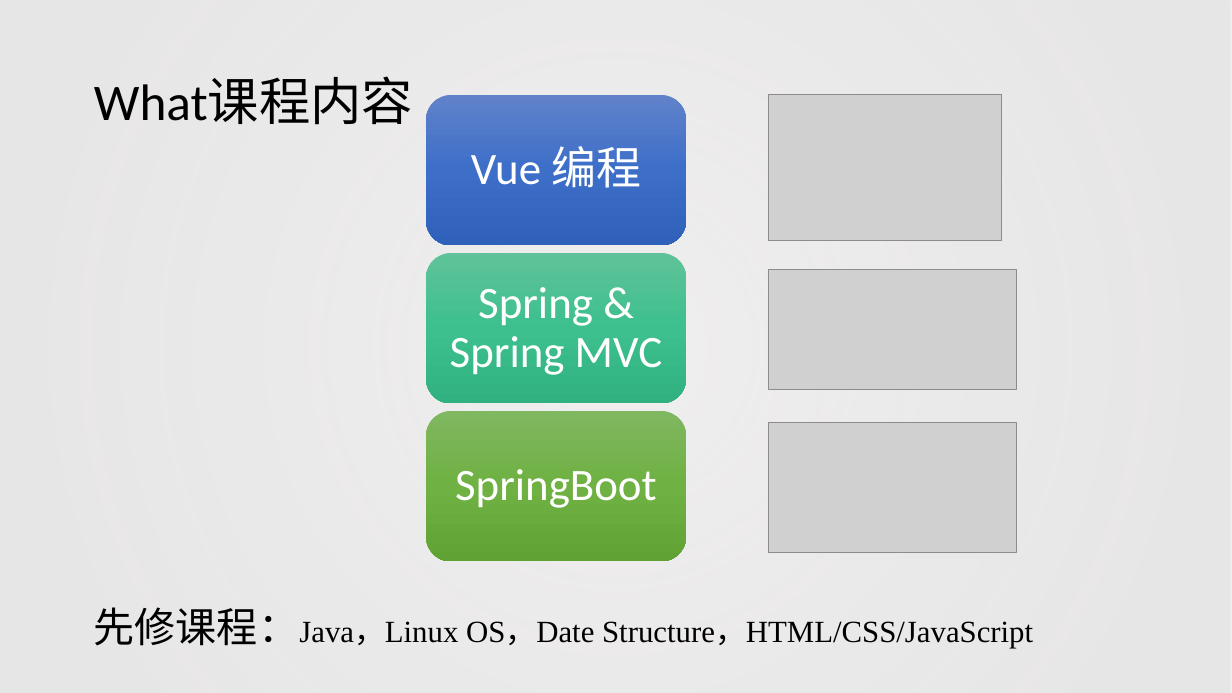
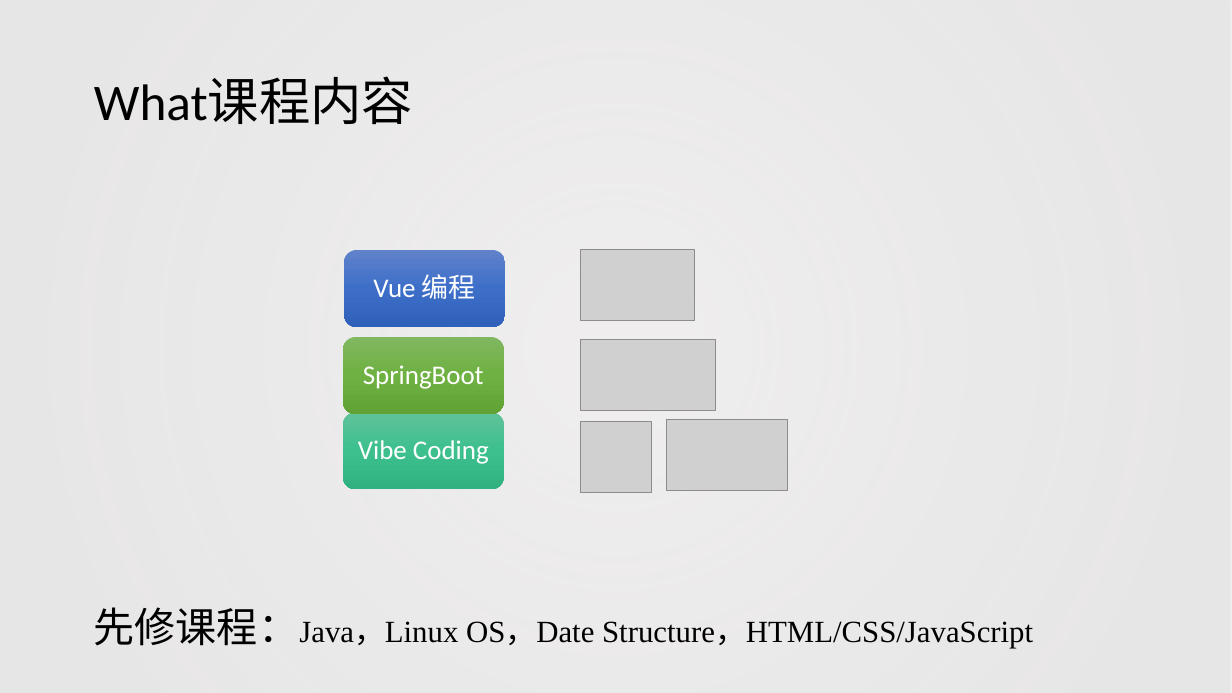
Before and after one commit to chenxofhit/ModernWebFullStack, a slide deck: slide 4 of 课件/part1.HTML:CSS:JavaScript/第0章-高级Web编程.pptx (slide 5 before the commit). Drawn at 1232x693 pixels with LibreOffice and Linux fonts; fonts in the diff are those of the drawing; grey boxes stand for pictures. Boxes give left, top, right and bottom in pixels: in the first picture for what was removed or moved away, otherwise in the second. Text is boxed around its words. In the diff, an @@ line names an element or a change of style, - is before the commit and + after.

```diff
--- a/课件/part1.HTML:CSS:JavaScript/第0章-高级Web编程.pptx
+++ b/课件/part1.HTML:CSS:JavaScript/第0章-高级Web编程.pptx
@@ text "Vue 编程": place and size @@
-text "Vue 编程" at <box>471,146,641,188</box>
+text "Vue 编程" at <box>373,274,476,299</box>
@@ text "Vue 编程" at <box>373,274,476,299</box>: size 35 to 21 pt; less space between paragraphs @@
@@ picture: place and size @@
-picture at <box>769,94,1003,240</box>
+picture at <box>580,250,694,321</box>
@@ picture removed at <box>769,269,1018,389</box> @@
@@ group added at <box>343,250,505,490</box>: 3 rounded rectangles, 1 text @@
+Vibe Coding
@@ text "SpringBoot" at <box>363,365,484,389</box>: size 35 to 21 pt; less space between paragraphs @@
@@ text "SpringBoot": place and size @@
-text "SpringBoot" at <box>455,469,657,508</box>
+text "SpringBoot" at <box>363,365,484,389</box>
@@ picture: place and size @@
-picture at <box>769,422,1018,553</box>
+picture at <box>580,339,715,410</box>
@@ group removed at <box>426,95,686,562</box>: 3 rounded rectangles, 1 text @@
-Spring & Spring MVC
@@ picture added at <box>580,422,652,494</box> @@
@@ picture added at <box>667,420,788,491</box> @@
```
Also in this commit, not shown: 3 other slides changed, 3 slides added, 1 slide removed, 1 other file.
